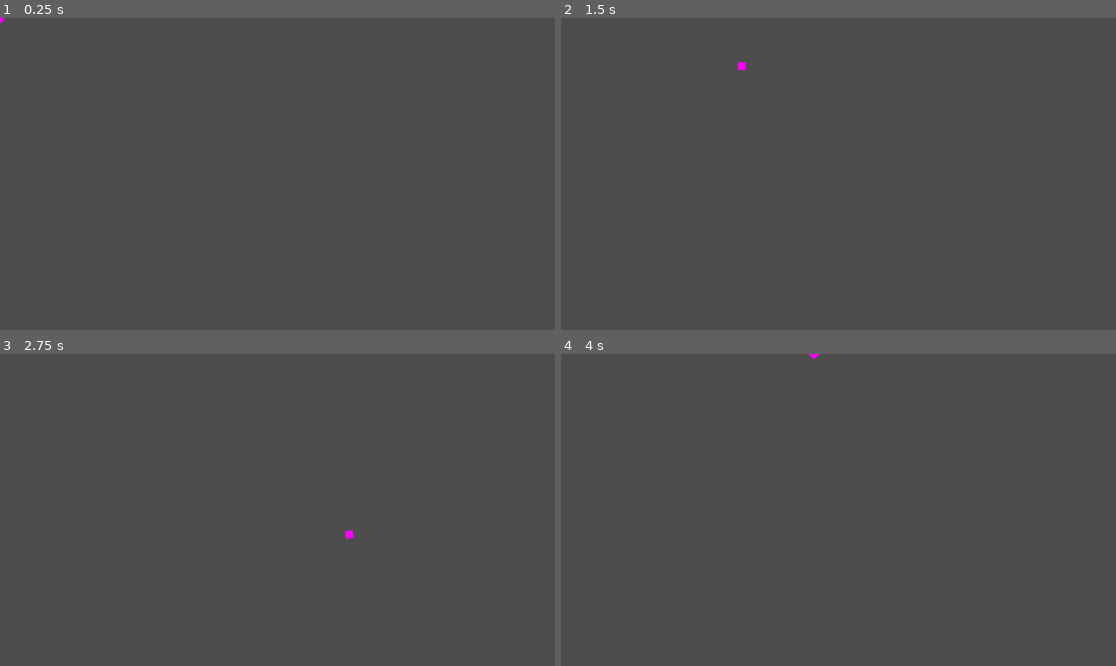
Above: before the commit, frames 1-4 (two rows, left to right).
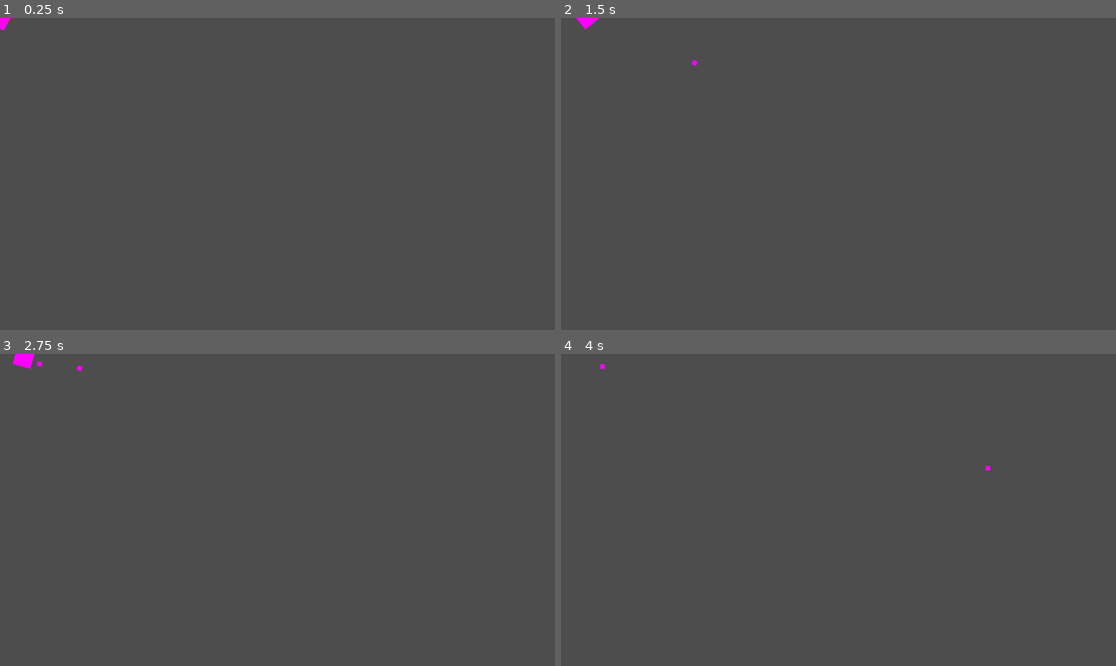
Above: after the commit, the same moments.

Repository: JoshuaMaher/Scrapyard-Jam
Game: Godot game, scene res://world.tscn
Same seed, same stepped clock (60 frames per second), same inputs: the game is played once before the commit and once after it.
Inputs (mouse positions are in pixels of both pictures, inside the frame that each line leads up to):
- Up to frame 1 (0.25 s): no input
- Up to frame 2 (1.5 s): tap Enter at 0.5 s; move the mouse to (960, 158) at 0.52 s; hold D (right) 0.53-1.28 s; click (960, 158) at 0.6 s; tap Space at 1.25 s; move the mouse to (727, 189) at 1.27 s; hold S (down) from 1.28 s (still down); click (727, 189) at 1.35 s
- Up to frame 3 (2.75 s): move the mouse to (333, 441) at 2.02 s; release S (down) at 2.03 s; hold D (right) from 2.03 s (still down); click (333, 441) at 2.1 s
- Up to frame 4 (4 s): move the mouse to (810, 572) at 2.77 s; release D (right) at 2.78 s; hold W (up) 2.78-3.53 s; click (810, 572) at 2.85 s; move the mouse to (1005, 556) at 3.52 s; hold A (left) from 3.53 s (still down); click (1005, 556) at 3.6 s

The runs differ from the first frame. In frame 1, less than 0.1% of the frame differs, in the area x 0-2%, y 0-5%; in frame 2, 0.1%; in frame 3, 0.2%, in the area x 2-64%, y 0-60%; in frame 4, less than 0.1%.

Commit message:
Shooting mechanic may be working lol

Diff:
--- /dev/null
+++ b/Scrapyard Game Jam/Area2D.gd
@@ -0,0 +1,13 @@
+extends Area2D
+
+var speed = 750
+# Called when the node enters the scene tree for the first time.
+func _physics_process(delta):
+	position += transform.x * speed * delta
+
+
+# Called every frame. 'delta' is the elapsed time since the previous frame.
+func _on_Bullet_body_entered(body):
+	if body.is_in_group("mobs"):
+		body.queue_free()
+	queue_free()
--- /dev/null
+++ b/Scrapyard Game Jam/Bullet.gd
@@ -0,0 +1,11 @@
+extends RigidBody2D
+var speed = 1000
+
+# Called when the node enters the scene tree for the first time.
+func _ready():
+	pass # Replace with function body.
+
+
+# Called every frame. 'delta' is the elapsed time since the previous frame.
+func _process(delta):
+	position += transform.x * speed * delta
--- /dev/null
+++ b/Scrapyard Game Jam/Bullet.tscn
@@ -0,0 +1,20 @@
+[gd_scene load_steps=4 format=3 uid="uid://barw7ddpdd57y"]
+
+[ext_resource type="Script" path="res://Bullet.gd" id="1_o6suj"]
+
+[sub_resource type="NoiseTexture2D" id="NoiseTexture2D_bfddp"]
+width = 16
+height = 16
+
+[sub_resource type="RectangleShape2D" id="RectangleShape2D_5nb58"]
+size = Vector2(16, 16)
+
+[node name="Bullet" type="RigidBody2D"]
+gravity_scale = 0.0
+script = ExtResource("1_o6suj")
+
+[node name="Sprite2D" type="Sprite2D" parent="."]
+texture = SubResource("NoiseTexture2D_bfddp")
+
+[node name="CollisionShape2D" type="CollisionShape2D" parent="."]
+shape = SubResource("RectangleShape2D_5nb58")
--- a/Scrapyard Game Jam/Player.gd
+++ b/Scrapyard Game Jam/Player.gd
@@ -1,13 +1,29 @@
 extends CharacterBody2D
 
 var movespeed = 500
+var bullet_speed = 2000
+var bullet = preload("res://Bullet.tscn")
+var fire_rate = 1
+var can_fire = true
 
 func _process(delta):
 	look_at(get_global_mouse_position())
 
+	if Input.is_action_just_pressed("shoot") and can_fire:
+		fire()
+
 func _physics_process(delta):
-
 	# MOVEMENT OF CHARACTER
 	var motion = Input.get_vector("left", "right", "up", "down")
 	velocity = motion * movespeed
 	move_and_slide()
+
+
+func fire():
+	var bullet_instance = bullet.instantiate()
+	bullet_instance.position = $BulletPoint.get_global_position()
+	bullet_instance.rotation_degrees = rotation_degrees
+	get_tree().get_root().call_deferred("add_child",bullet_instance)
+	can_fire = false
+	await get_tree().create_timer(fire_rate).timeout
+	can_fire = true
--- a/Scrapyard Game Jam/project.godot
+++ b/Scrapyard Game Jam/project.godot
@@ -14,6 +14,11 @@
 run/main_scene="res://world.tscn"
 config/features=PackedStringArray("4.1", "GL Compatibility")
 config/icon="res://icon.svg"
+
+[display]
+
+window/size/viewport_width=1920
+window/size/viewport_height=1080
 
 [input]
 
@@ -37,6 +42,11 @@
 "events": [Object(InputEventKey,"resource_local_to_scene":false,"resource_name":"","device":0,"window_id":0,"alt_pressed":false,"shift_pressed":false,"ctrl_pressed":false,"meta_pressed":false,"pressed":false,"keycode":0,"physical_keycode":65,"key_label":0,"unicode":0,"echo":false,"script":null)
 ]
 }
+shoot={
+"deadzone": 0.5,
+"events": [Object(InputEventMouseButton,"resource_local_to_scene":false,"resource_name":"","device":-1,"window_id":0,"alt_pressed":false,"shift_pressed":false,"ctrl_pressed":false,"meta_pressed":false,"button_mask":0,"position":Vector2(0, 0),"global_position":Vector2(0, 0),"factor":1.0,"button_index":1,"canceled":false,"pressed":false,"double_click":false,"script":null)
+]
+}
 
 [rendering]
 
--- a/Scrapyard Game Jam/world.tscn
+++ b/Scrapyard Game Jam/world.tscn
@@ -1,17 +1,14 @@
-[gd_scene load_steps=5 format=3 uid="uid://brc8uhmg0q6f7"]
+[gd_scene load_steps=4 format=3 uid="uid://brc8uhmg0q6f7"]
 
 [ext_resource type="Script" path="res://Player.gd" id="1_nisn5"]
 
 [sub_resource type="RectangleShape2D" id="RectangleShape2D_5mow0"]
-size = Vector2(16, 16)
+size = Vector2(66, 64.5)
 
 [sub_resource type="NoiseTexture2D" id="NoiseTexture2D_2g4ts"]
-width = 16
-height = 16
+width = 64
+height = 64
 invert = true
-
-[sub_resource type="RectangleShape2D" id="RectangleShape2D_gp8xl"]
-size = Vector2(16, 16)
 
 [node name="world" type="Node2D"]
 
@@ -19,12 +16,11 @@
 script = ExtResource("1_nisn5")
 
 [node name="CollisionShape2D" type="CollisionShape2D" parent="Player"]
+position = Vector2(0, 0.25)
 shape = SubResource("RectangleShape2D_5mow0")
 
 [node name="Sprite2D" type="Sprite2D" parent="Player"]
 texture = SubResource("NoiseTexture2D_2g4ts")
 
-[node name="Area2D" type="Area2D" parent="Player"]
-
-[node name="CollisionShape2D" type="CollisionShape2D" parent="Player/Area2D"]
-shape = SubResource("RectangleShape2D_gp8xl")
+[node name="BulletPoint" type="Node2D" parent="Player"]
+position = Vector2(65, 0)
Binary file added: Scrapyard Game Jam/pure-black-background-f82588d3.jpg
Not shown, added: Scrapyard Game Jam/pure-black-background-f82588d3.jpg.import
